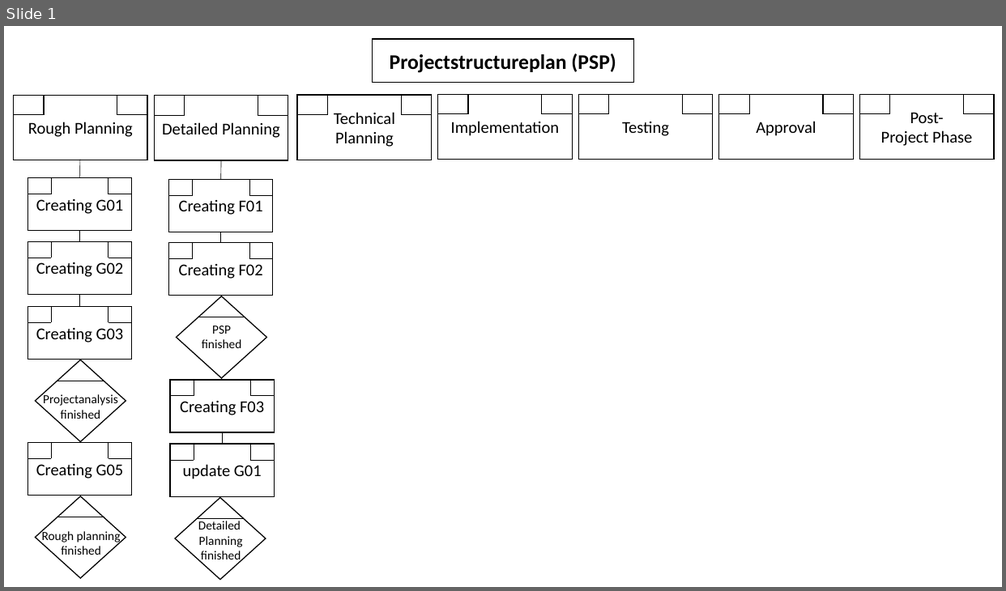
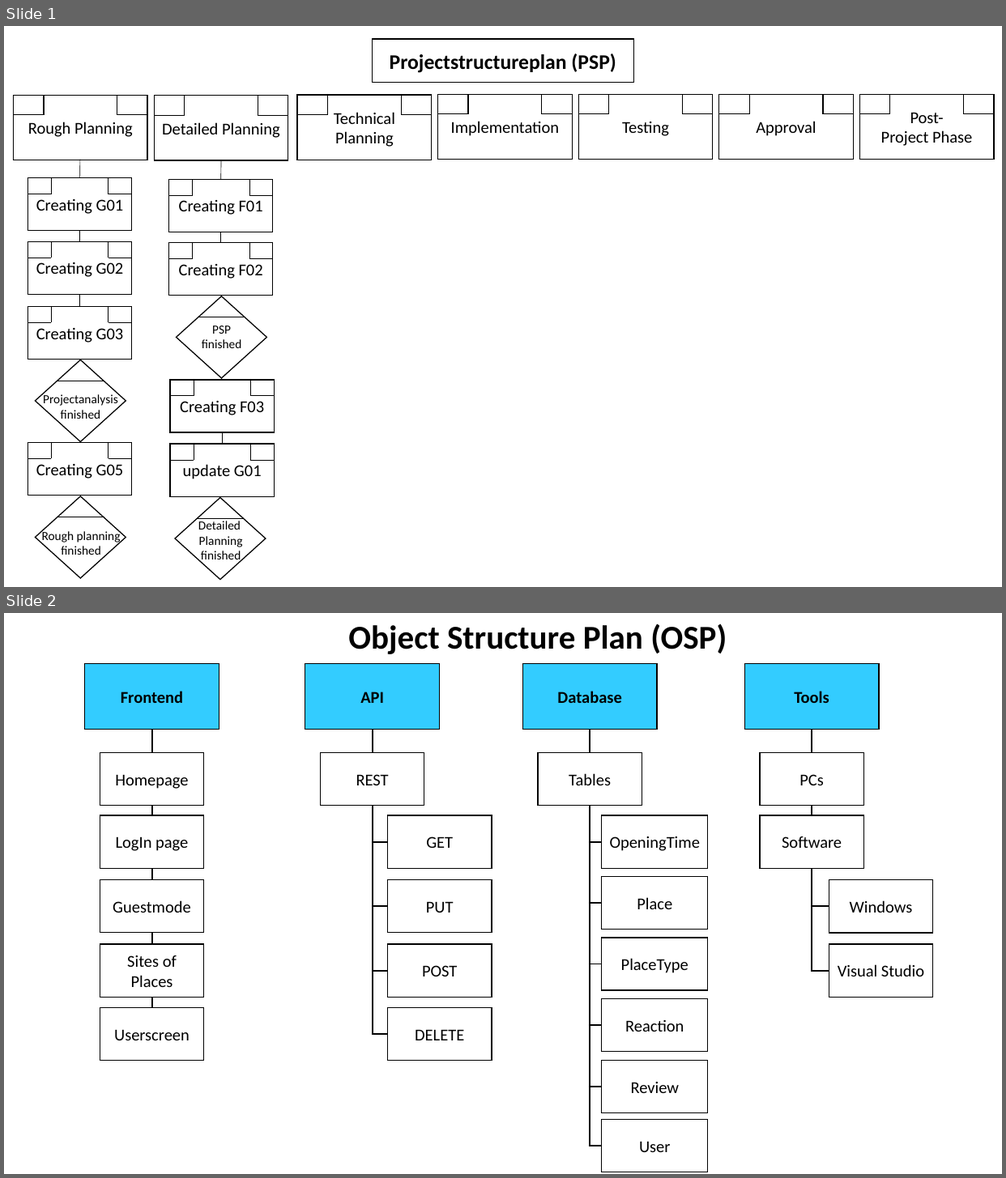
Before and after one commit to JBerger2001/c4pe, a slide deck: Documents/projectstructureplan.pptx. Shown one above the other, each under a label of ours: slide 1 before the commit, slides 1 and 2 after it. The pictures are 1006x591 and 1006x1178 pixels, drawn with LibreOffice and Linux fonts; fonts in the diff are those of the drawing. Boxes give left, top, right and bottom in pixels: in the first picture for what was removed or moved away, otherwise in the second. Text is boxed around its words. In the diff, an @@ line names an element or a change of style, - is before the commit and + after.

```diff
--- a/Documents/projectstructureplan.pptx
+++ b/Documents/projectstructureplan.pptx
@@ slide 2 added at bbox=[4, 613, 1002, 1174], background #FFFFFF @@
@@ group added at bbox=[73, 613, 949, 1174]: 26 rectangles, 12 elbow lines, 9 lines, 1 text @@
+Frontend
+API
+Database
+Homepage
+LogIn page
+Guestmode
+Sites of Places
+Userscreen
+REST
+GET
+PUT
+POST
+DELETE
+Tools
+PCs
+Software
+Windows
+Visual Studio
+Object Structure Plan (OSP)
+Tables
+OpeningTime
+Place
+PlaceType
+Reaction
+Review
+User
```
Also in this commit, not shown: 3 other files.
